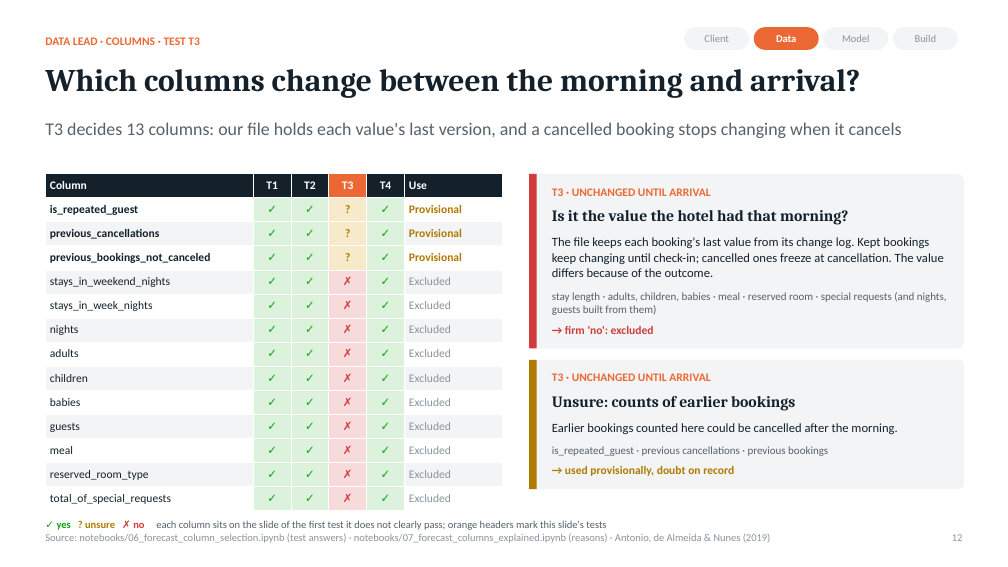
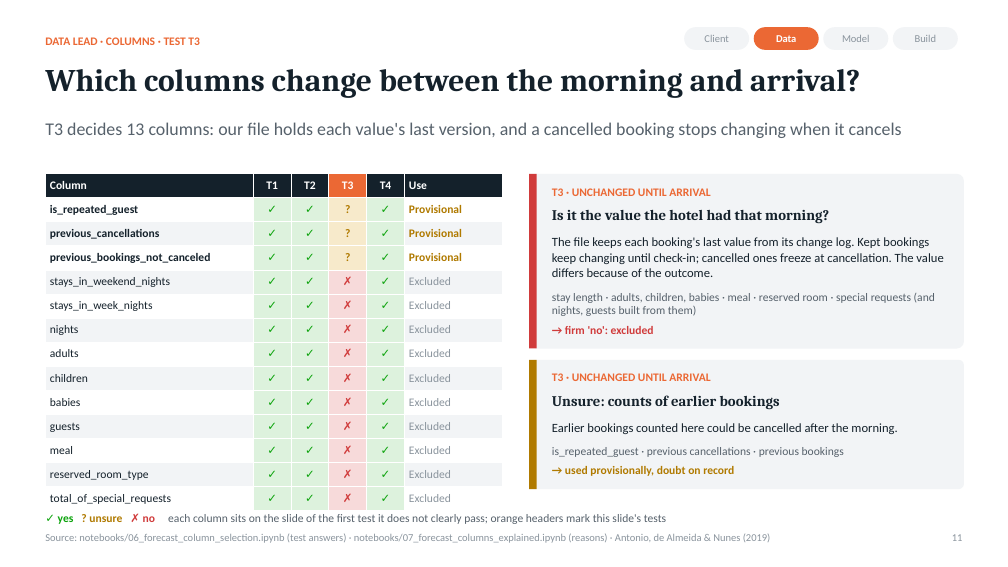
Before and after one commit to rohitpandeyai-star/IIT_GN_W06, a slide deck: slide 11 of Hotel_Overbooking_Deck_By_Lead.pptx (slide 12 before the commit). Drawn at 1008x567 pixels with LibreOffice and Linux fonts; fonts in the diff are those of the drawing. Boxes give left, top, right and bottom in pixels: in the first picture for what was removed or moved away, otherwise in the second. Text is boxed around its words. In the diff, an @@ line names an element or a change of style, - is before the commit and + after.

Commit message:
Revise overbooking deck with model results
Rebuild the presentation around the validation, frozen choice, test runs, and nightly command; update the deck’s metrics and readability. Refresh the nightly manifest and remove the temporary PowerPoint lock file.

```diff
--- a/Hotel_Overbooking_Deck_By_Lead.pptx
+++ b/Hotel_Overbooking_Deck_By_Lead.pptx
@@ text "Is it the value the ..." at (552, 210, 829, 224): size 15 to 14 pt @@
@@ text "stay length · adults, children, ..." at (552, 293, 935, 316): size 10.5 to 11 pt @@
@@ text "Unsure: counts of earlier bookings" at (552, 395, 780, 410): size 15 to 14 pt @@
@@ text "is_repeated_guest · previous cancellations · ..." at (552, 447, 844, 457): size 10.5 to 11 pt @@
@@ text "✓ yes ? unsure ✗ ..." at (58, 514, 666, 524): size 10 to 11 pt @@
```
Also in this commit, not shown: 18 other slides changed, 7 slides added, 8 slides removed, 3 other files.
